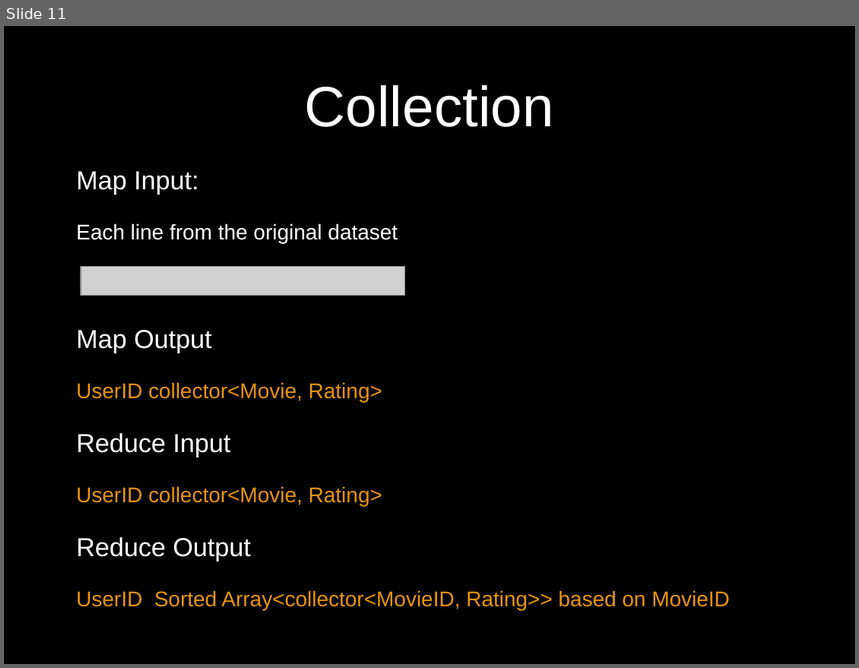
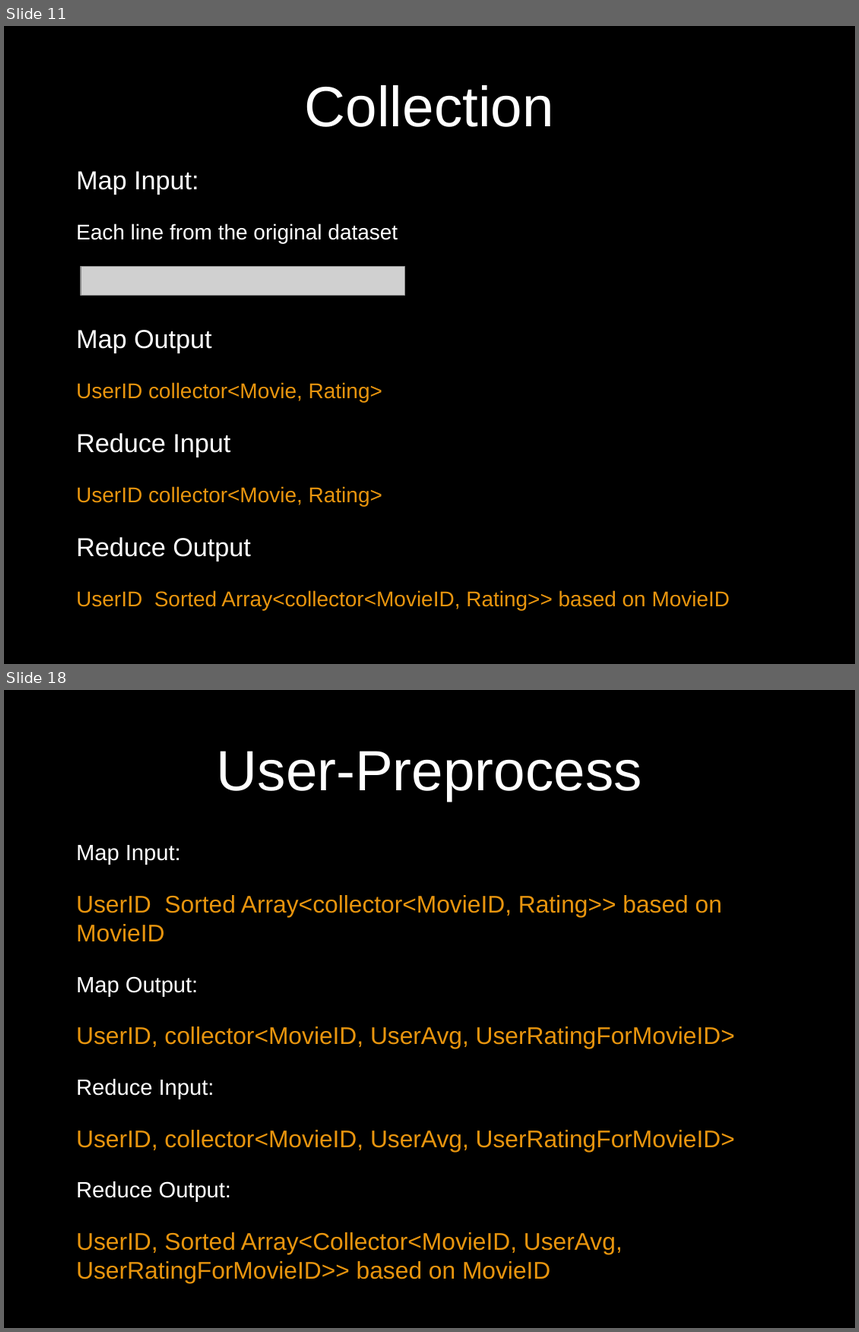
Before and after one commit to UCSBGauchos/MAE-data, a slide deck: Final Presentation.pptx. Shown one above the other, each under a label of ours: slide 11 before the commit, slides 11 and 18 after it; the slides between them are not shown. The pictures are 859x668 and 859x1332 pixels, drawn with LibreOffice and Linux fonts; fonts in the diff are those of the drawing; grey boxes stand for pictures; background and template pictures are left out. Boxes give left, top, right and bottom in pixels: in the first picture for what was removed or moved away, otherwise in the second. Text is boxed around its words. In the diff, an @@ line names an element or a change of style, - is before the commit and + after.

```diff
--- a/Final Presentation.pptx
+++ b/Final Presentation.pptx
@@ slide 18 added at box(4, 690, 855, 1328), background picture (left out) @@
@@ title added at box(217, 751, 642, 801), 48 pt, text #FFFFFF @@
+User-Preprocess
@@ text added at box(76, 845, 735, 1284), 20.4 pt, text #E8950E @@
+Map Input:
+UserID Sorted Array<collector<MovieID, Rating>> based on MovieID
+Map Output:
+UserID, collector<MovieID, UserAvg, UserRatingForMovieID>
+Reduce Input:
+UserID, collector<MovieID, UserAvg, UserRatingForMovieID>
+Reduce Output:
+UserID, Sorted Array<Collector<MovieID, UserAvg, UserRatingForMovieID>> based on MovieID
```
Also in this commit, not shown: 5 slides changed, 5 other slides added.
